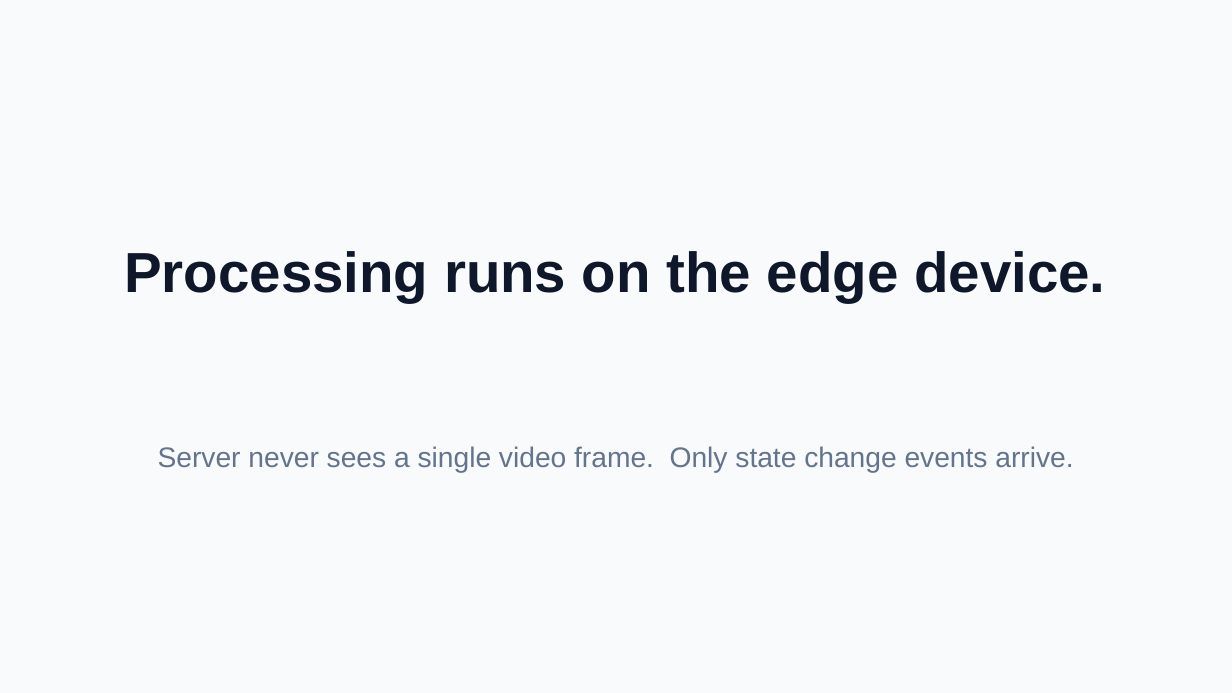
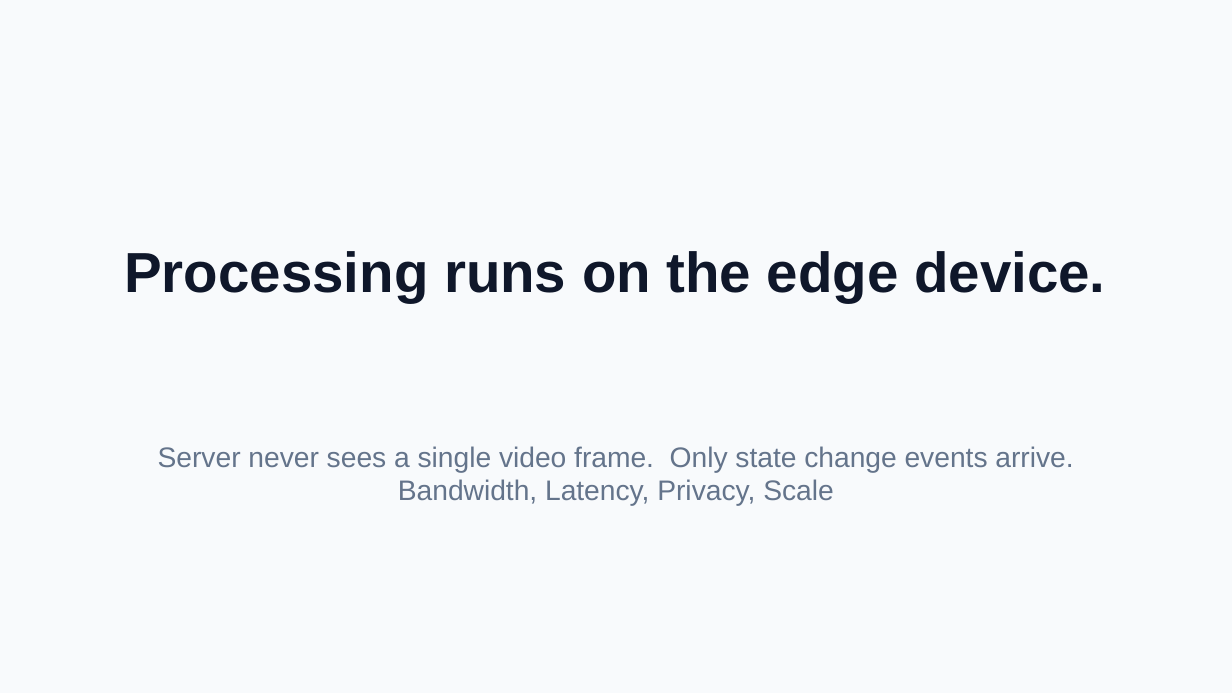
Before and after one commit to AhmadovMahammad/train-seat-monitor, a slide deck: slide 6 of docs/presentation.pptx. Drawn at 1232x693 pixels with LibreOffice and Linux fonts; fonts in the diff are those of the drawing. Boxes give left, top, right and bottom in pixels: in the first picture for what was removed or moved away, otherwise in the second. Text is boxed around its words. In the diff, an @@ line names an element or a change of style, - is before the commit and + after.

```diff
--- a/docs/presentation.pptx
+++ b/docs/presentation.pptx
@@ text at [398, 479, 834, 506]: paragraph added @@
+Bandwidth, Latency, Privacy, Scale
```
Also in this commit, not shown: 6 slides removed, 45 other files.
